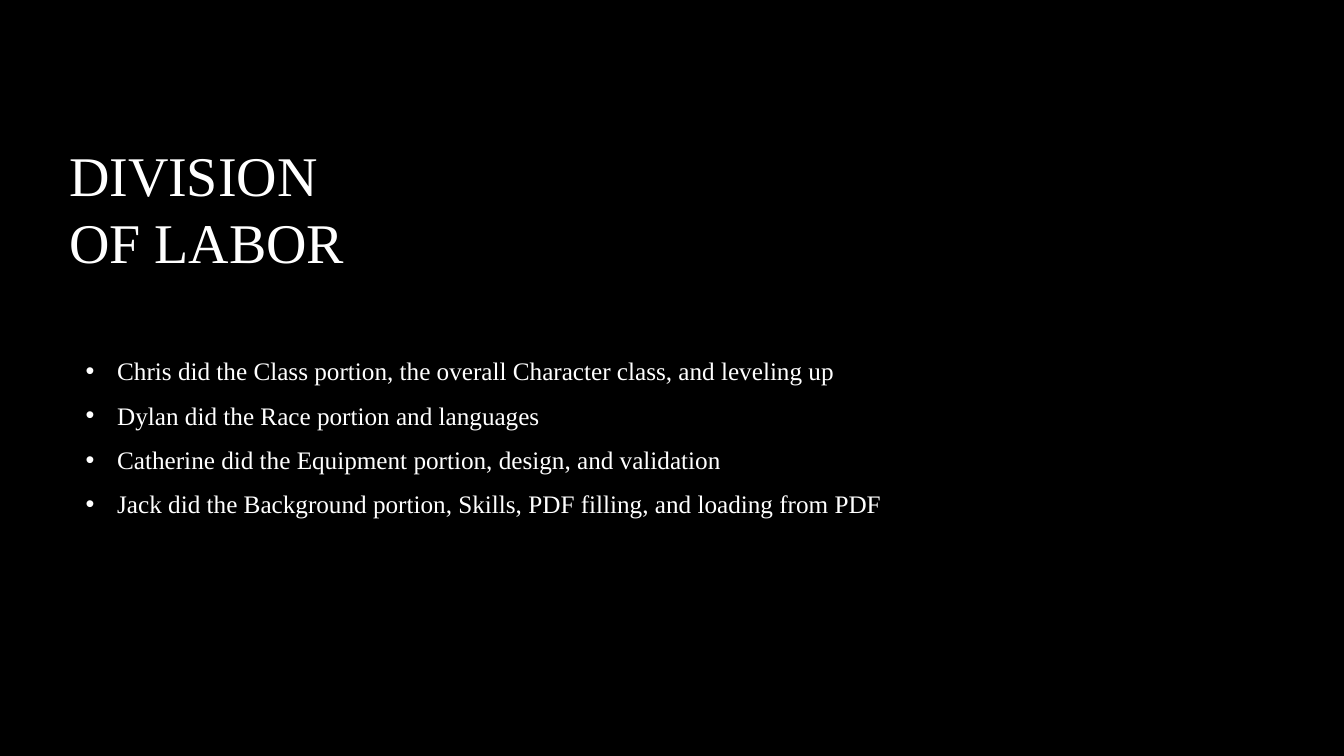
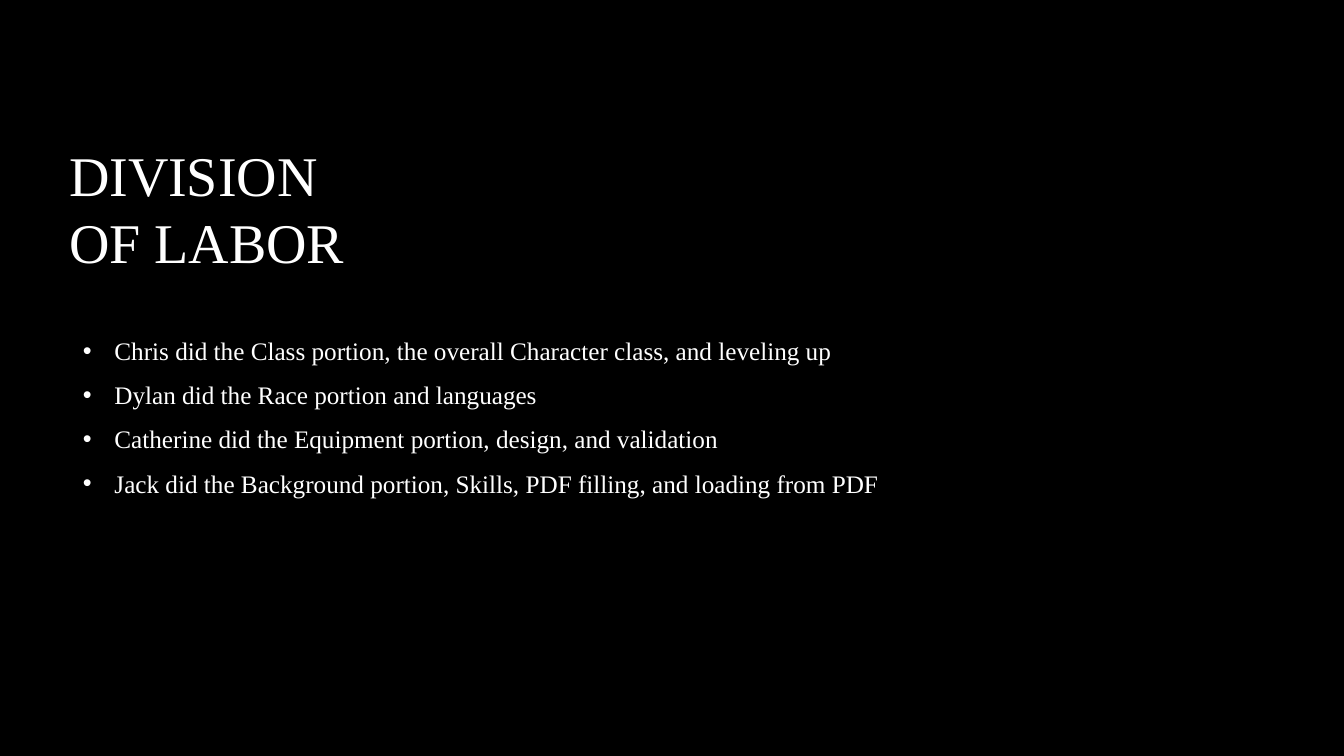
Before and after one commit to TTTriplicate/DnDCharGenerator, a slide deck: slide 3 of FinalProject/DnDPresentation.pptx. Drawn at 1344x756 pixels with LibreOffice and Linux fonts; fonts in the diff are those of the drawing; background and template pictures are left out. Boxes give left, top, right and bottom in pixels: in the first picture for what was removed or moved away, otherwise in the second. Text is boxed around its words. In the diff, an @@ line names an element or a change of style, - is before the commit and + after.

```diff
--- a/FinalProject/DnDPresentation.pptx
+++ b/FinalProject/DnDPresentation.pptx
@@ text "Chris did the Class portion, ...": place and size @@
-text "Chris did the Class portion, ..." at [117, 362, 881, 519]
+text "Chris did the Class portion, ..." at [114, 342, 878, 499]
```
Also in this commit, not shown: 1 other slide changed, 2 slides added.
